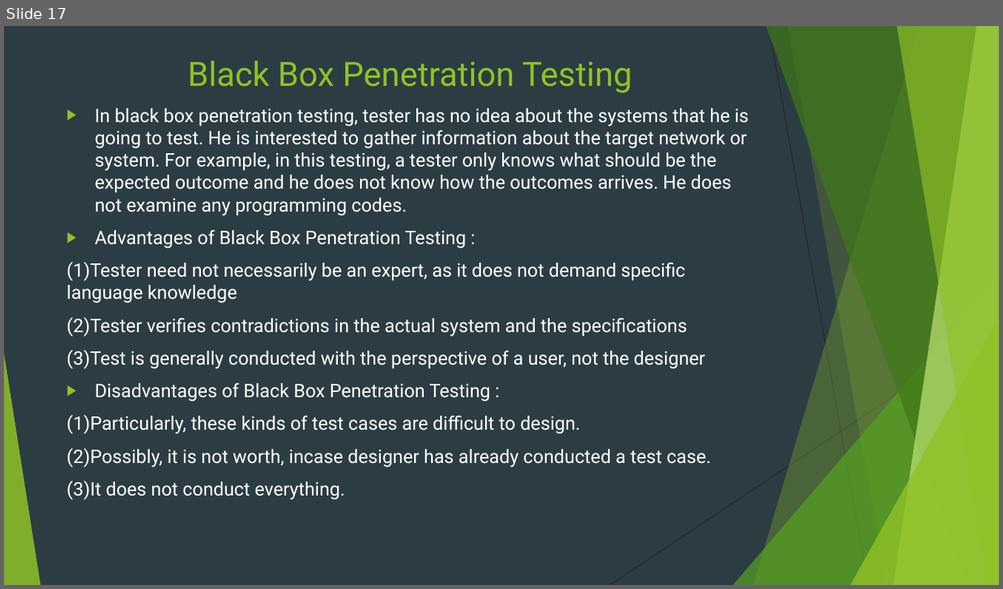
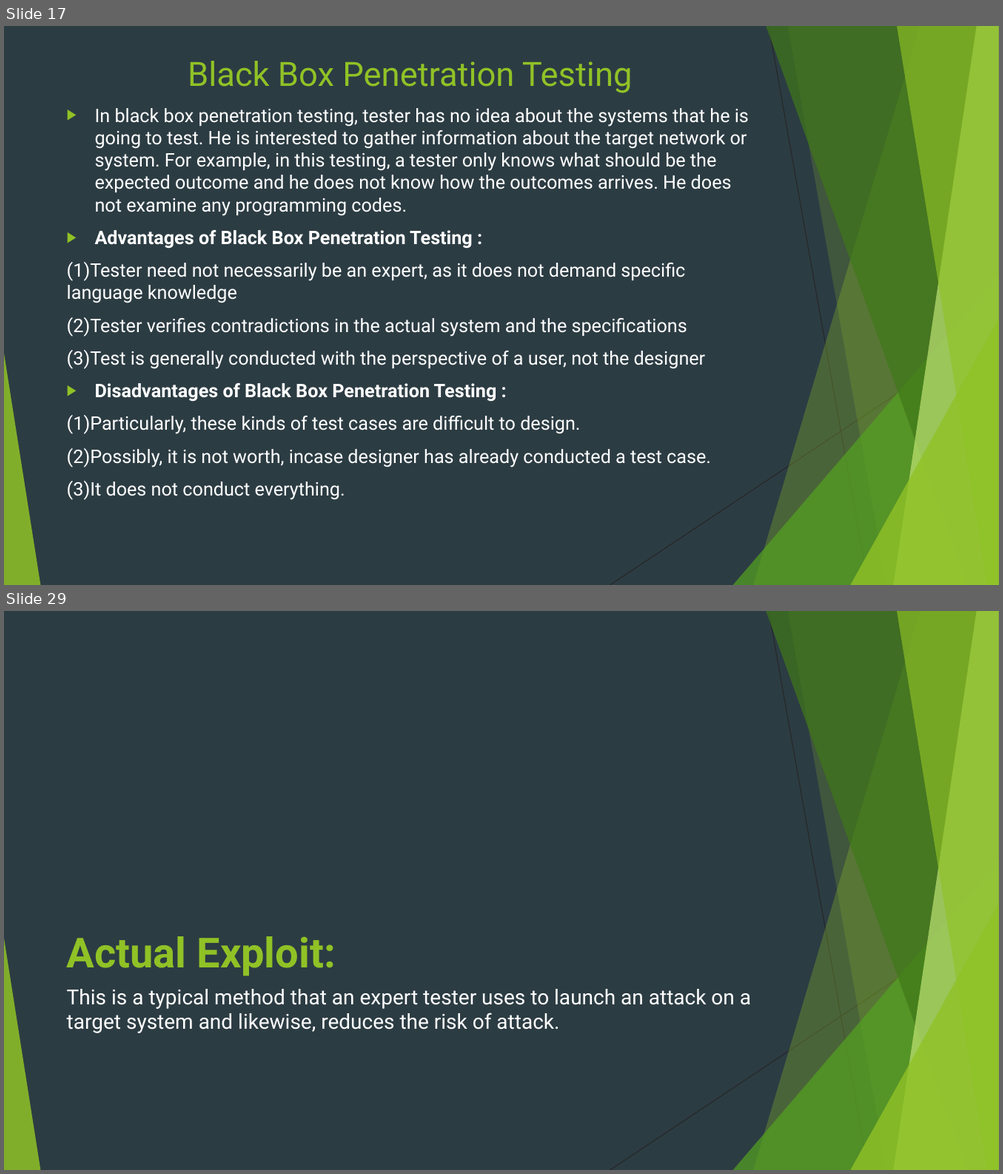
Before and after one commit to Navo26/SecurityTesting, a slide deck: PENETRATION TESTING.pptx. Shown one above the other, each under a label of ours: slide 17 before the commit, slides 17 and 29 after it; the slides between them are not shown. The pictures are 1003x589 and 1003x1174 pixels, drawn with LibreOffice and Linux fonts; fonts in the diff are those of the drawing. Boxes give left, top, right and bottom in pixels: in the first picture for what was removed or moved away, otherwise in the second. Text is boxed around its words. In the diff, an @@ line names an element or a change of style, - is before the commit and + after.

```diff
--- a/PENETRATION TESTING.pptx
+++ b/PENETRATION TESTING.pptx
@@ slide 29 added at (4,611,999,1170), background #2C3C43; not listed: 10 template elements that a slide beside it also shows @@
@@ title added at (67,937,336,977), 40 pt, text #90C226, bold @@
+Actual Exploit:
@@ text added at (67,989,751,1034), 20 pt, text #FFFFFF @@
+This is a typical method that an expert tester uses to launch an attack on a target system and likewise, reduces the risk of attack.
@@ slide 17 changed as well @@
@@ text at (95,230,497,402): bold on in "Advantages of Black Box Penetration Testing :", "Disadvantages of Black Box Penetration Testing :" @@
```
Also in this commit, not shown: 3 other slides changed, 30 other slides added.
